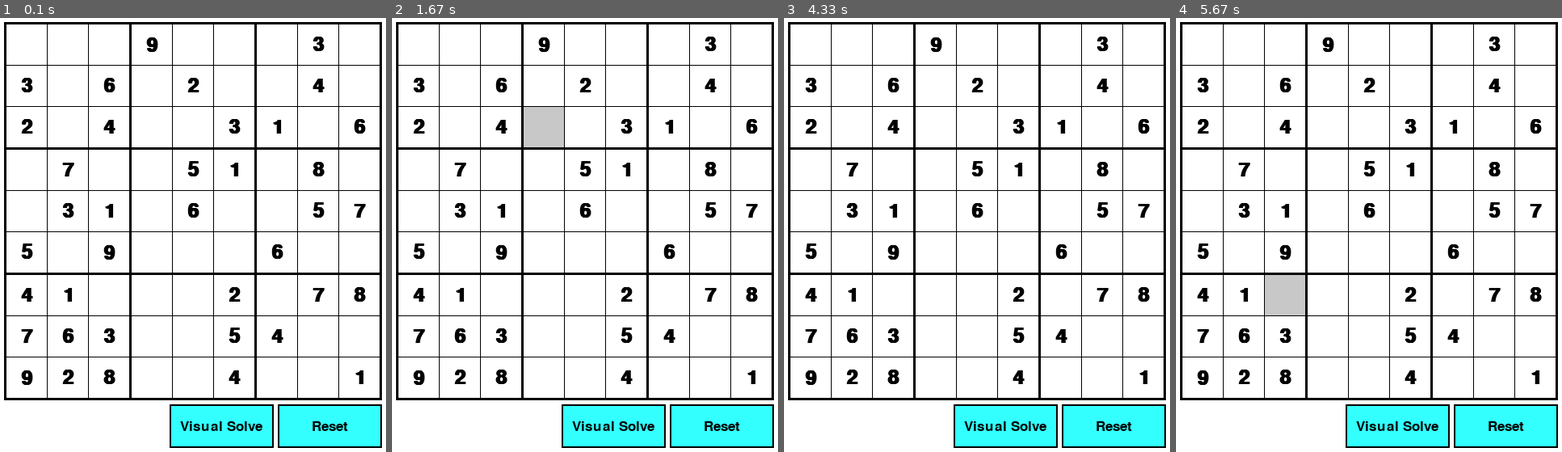
Above: before the commit, frames 1-4 (left to right).
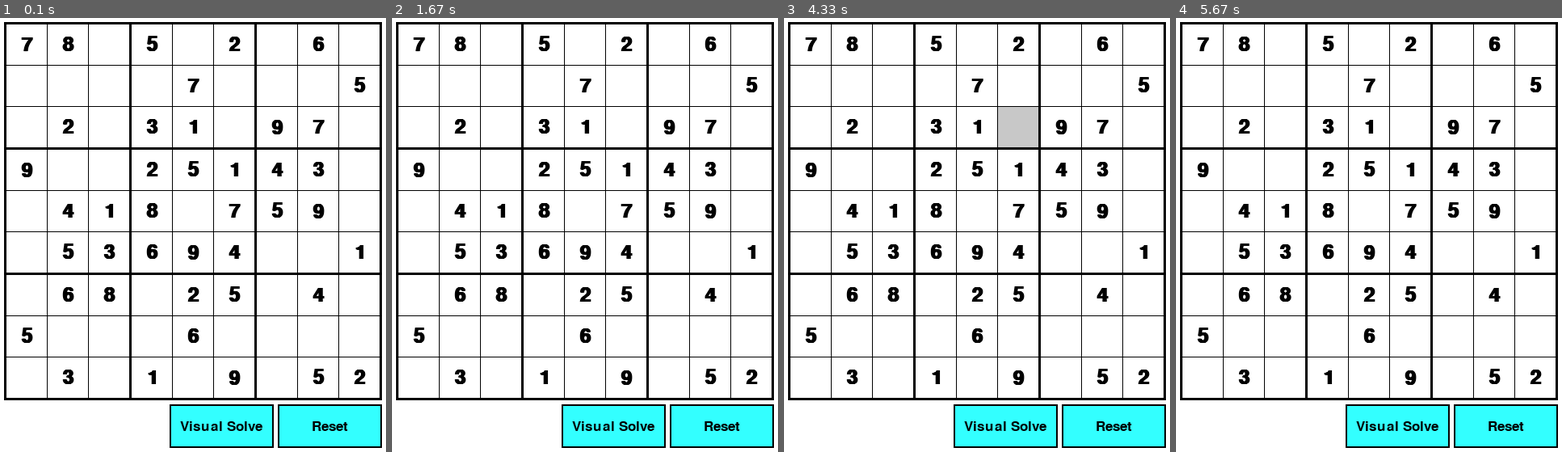
Above: after the commit, the same moments.

Repository: Kistler21/pygame-sudoku
Game: pygame game, started from sudoku.py
The game is run twice, just before and just after one commit, with the same random seed, the same clock (stepped at 60 frames per second) and the same inputs.
Inputs (mouse positions are in pixels of both pictures, inside the frame that each line leads up to):
- Up to frame 1 (0.1 s): no input
- Up to frame 2 (1.67 s): click (569, 252) at 0.38 s; press the mouse at (500, 44) at 0.7 s; move the mouse to (503, 61) at 0.8 s; release the mouse at (507, 78) at 0.93 s; press the mouse at (669, 126) at 1.03 s; move the mouse to (677, 213) at 1.13 s; release the mouse at (685, 304) at 1.27 s; click (530, 143) at 1.38 s
- Up to frame 3 (4.33 s): press the mouse at (922, 143) at 1.7 s; move the mouse to (922, 109) at 1.8 s; release the mouse at (922, 74) at 1.93 s; press the mouse at (1061, 126) at 2.03 s; move the mouse to (1073, 256) at 2.13 s; release the mouse at (1085, 391) at 2.27 s; press the mouse at (892, 87) at 2.37 s; move the mouse to (949, 213) at 2.47 s; release the mouse at (1007, 343) at 2.6 s; click (834, 191) at 2.72 s; press the mouse at (1061, 44) at 3.53 s; move the mouse to (1069, 156) at 3.63 s; release the mouse at (1081, 274) at 3.77 s; press the mouse at (934, 126) at 3.87 s; move the mouse to (965, 117) at 3.97 s; release the mouse at (996, 113) at 4.1 s; press the mouse at (811, 44) at 4.2 s; move the mouse to (892, 178) at 4.3 s
- Up to frame 4 (5.67 s): release the mouse at (1365, 308) at 4.43 s; press the mouse at (1284, 126) at 4.53 s; move the mouse to (1264, 239) at 4.63 s; release the mouse at (1245, 352) at 4.77 s; press the mouse at (1326, 44) at 4.87 s; move the mouse to (1419, 200) at 4.97 s; release the mouse at (1511, 360) at 5.1 s; press the mouse at (1245, 169) at 5.2 s; move the mouse to (1264, 235) at 5.3 s; release the mouse at (1287, 300) at 5.43 s; press the mouse at (1284, 169) at 5.53 s; move the mouse to (1349, 152) at 5.63 s

The runs differ from the first frame. In frame 1, 3.9% of the frame differs, in the area x 5-95%, y 4-85%; in frame 2, 4.8%; in frame 3, 4.8%; in frame 4, 4.8%.

Commit message:
impl more boards

Diff:
--- /dev/null
+++ b/board.py
@@ -0,0 +1,118 @@
+import random
+class Boards:
+
+    def __init__(self):
+        self.rows = 9
+        self.cols = 9
+         # taken from https://github.com/generalov/sudoku/blob/master/docs/examples/gnome-sudoku_easy.opensudoku
+        self.game_data_list = [
+        "379000014060010070080009005435007000090040020000800436900700080040080050850000249",
+        "070000810000318902281470005400060000690103027000090006900054681106982000057000040",
+        "000020010504018972080409005000000108690103027702000000900704080146980703050030000",
+        "080002160000076200605008000006001038040030090850600700000700309002460000037100050",
+        "009002060004000200020318970076050400240030096003090720068725040002000800030100600",
+        "089002063004076205000308904000200408200030006803004000108705000502460800430100650",
+        "780502060000070005020310970900251430041807590053694001068025040500060000030109052",
+        "080540160000900205620300070900050038040807090850090001060005049502003000037089050",
+        "062100480403080097009070120500090070200804009090020001075030800120040905084005710",
+        "062050403003602507000400006500096200030804050008520001900001000106708900304060710",
+        "700150000003002097800470126500390200030010050008027001975031004120700900000065002",
+        "002009483000680000800403100540090078030804050690020041005201004000048000384900700",
+        "904000000500430178370106024600070430047000890031090007780503019495061003000000502",
+        "014008360006030108078100904000802031047315890830604000702003610405060700063900540",
+        "014708300000039170370006004009002031040000090830600200700500019095260000003907540",
+        "028900701500600800300010029080001030060709010040300090790050004006003002802006170",
+        "600904750509620000300508020000001430060709010047300000090802004000073902032406005",
+        "620904700009607803000500009000001030260749018040300000700002000406103900002406075",
+        "900305040020000308030042170041006000095103460000400210013970020802000090070504001",
+        "000005000100060358530042009701000080295080467060000205400970026852030004000500000",
+        "080305640000700050500842100701000900290000067008000205003978006050001000079504030",
+        "000005040104700308036002009001006983000103000368400200400900520802001704070500000",
+        "003801000078060010604007902041293570000000000052416890405600108080040260000302700",
+        "093000607270904300000000002001093070006758400050410800400000000007105069109000750",
+        "590820600200004300014507900800290000906708401000016003005609130007100009009082054",
+        "000820040200904310010500980801000076006758400750000803025009030087105009060082000",
+        "074050200905024000030700050219530000008070300000062891090005010000340906007090540",
+        "000900060960024130832010400000008604640000025703400000006080713021340086080001000",
+        "000950200065000107800706409210000600600179005003000091406205003501000980007091000",
+        "106905032905006700080170500030001405860050019201400060007064050008300604640509103",
+        "100005830905806701080102006000021400004000200001490000300204050508307604042500003",
+        "106900000905000740080170500009001080064753210050400300007064050098000604000009103",
+        "070940000905000041083170500730020405804703209201090067007064950590000604000089070",
+        "003690000015780004706025900000800095541906782390007000007140609100069820000078100",
+        "023000500915780000080420030002800005540906082300007400030042050000069827009000140",
+        "420600508000703264700000900000004300541000782008200000007000009154309000209008043",
+        "003001008905783004080420000072810300500000002008057410000042050100369807200500100",
+        "206703050500060200008100430700080310340506082082090005053009100001070003090801504",
+        "200740958500900001970050400000284319040000080182397000003020067400005003697031004",
+        "010743008030008071008000036705200000040010080000007605850000100420600090600831020",
+        "006003900004060270070100430000080309049506780102090000053009060021070800007800500",
+        "502600900340709005090000800680001040100456008020800051004000080200308097007005206",
+        "512603070008000000096004802600030040000000000020090001904100580000000400030905216",
+        "502600974308009005706000000005201009009000300400807600000000503200300407837005206",
+        "500920140000070600841030000000602398000000000389107000000060427006010000073089006",
+        "507908140030401005801030000000600090024803750080007000000060407200704030073209506",
+        "007928043000001680000500970000602390004803700089107000098005000056700000470289500",
+        "500020040030471080800530000700000390624803751089000004000065007050714030070080006",
+        "567020043930070600801500072700642008020803050300157004190005407006010039470080516",
+        "000009178200861005980004206574090300100000009009030724608500093700413002342900000",
+        "056309100200001945001004030570090061000000000860030024010500400795400002002906510",
+        "056029070207060900901700030000200001020040050800005000010002403005010602040980510",
+        "456020000030001900000750230574000300003000800009000724018072000005400080000080517",
+        "406300000200060945001054200500208361023607850869105004008570400795010002000006507",
+        "600000001009300047000942603060003800928000435005200060704821000350009100800000004",
+        "003750001000306007500900083060590802908000405105084060790001006300409000800035900",
+        "603700200280000500070940600400590810900060005035084009004021050006000028002005904",
+        "000000207000842300043709860730400009000975000100003024069207410008364000402000000",
+        "081006007007840390000700805700020500824000136005080004309007000018064900400100650",
+        "001506200050042090003710800706020500020000030005080704009057400010360070002108600",
+        "901506007607040301240700065030420509000000000105083020360007018508060902400108603",
+        "001536047600040001200010800000400589804975106195003000009050008500060002470198600",
+        "900853004000462300230070005680000031507901602310000049800090013001328000400615008",
+        "076850020108400000034170005080000531507901602312000040800094210000008406020015970",
+        "076800024100460300204000065080047000507901602000580040860000203001028006420005970",
+        "076050020008402300234179060000240531000000000312086000060794213001308400020010970",
+        "006850120050002307034170805000200000047000680000006000805094210701300050023015900",
+        "900147002100020790082090005027000060000802000040000320200030680016080003300761009",
+        "065100030100028796080600000020310900093802150001056020000005080416280003050001240",
+        "005100800030028096002690005000014060603802104040950000200035600410280070008001200",
+        "960107000034028796700003015020010960090000050041050020270400001416280570000701049",
+        "806090040500740680074010020207630008003102900600078205060020850048067002020080704",
+        "830200047510000080000806023207630000480000076000078205760304000040000092320001064",
+        "000005047500703009074810003000600010080102070090008000700024850100507002320900000",
+        "000005100500740600070816500257009400080050070001400235009324050008067002005900000",
+        "030005100002700680000810020057030410083102970091070230060024000048007300005900060",
+        "040075900901083540007460800630051094000000000510930082005014200028390405006520010",
+        "840100026901000500000460001002851704009602100504937600300014000008000405470008019",
+        "003100000901083000257460800602000090780000053010000602005014268000390405000008300",
+        "740000060000368050060070390031850079000903000290047530016030020080529000050000047",
+        "740290100109008750000400092000052009074000280200640000910004000087500603002086047",
+        "003200100100368050060001002601002070070913080090600501900700020080529003002006900",
+        "040200168009368700060000002031050400570010086008040530900000020007529600352006040",
+        "006002000021050300480003602040500201090631070807009060502900037004060120000700900",
+        "006890704000000089400170650000500001205601408800009000062014007970000000108025900",
+        "356002010701056300000000000640507291095000470817209063000000000004360105030700946",
+        "300890700721406380080100002640580000090030070000049063500004030074308125008025006",
+        "180036000400000350060047812201900080500000001040001603712390060098000005000680079",
+        "100236900000000350060540800001960004500000001800051600002095060098000000004682009",
+        "100036047020000306000540800001003584006408700849700600002095000608000030350680009",
+        "000230040000009000963540802200003580036408790049700003702095468000100000050082000",
+        "005200007000009350903540012000963504530000091809751000710095408098100000300002100",
+        "700000250850007030004802007010970682040020010286031040600209800020700063079000004",
+        "091003050802000000004850107500900680007608300086001009605049800000000903070300520",
+        "001400058802100006004052107500074000047608310000530009605240800400005903170006500",
+        "090460008852097030000002097010900682047000310286001040630200000020710963100086020",
+        "091403058000090406060800107000974082007000300280531000605009070408010000170306520",
+        "872000030006003002040106970000000786000261000463000000087409010100600800020000467",
+        "802905030906003002340026000001030786758000394463090100000450013100600809020308407",
+        "072000000916080000345020070090504086008201300460807020080050213000070859000000460"
+        ]
+        self.board = random.choice(self.game_data_list)
+        print(self.board)
+    # taken from https://github.com/generalov/sudoku/blob/master/docs/examples/gnome-sudoku_easy.opensudoku
+    def _convert_to_2d_array(self, game_data):
+        game_array = [[int(game_data[i * self.cols + j]) for j in range(self.cols)] for i in range(self.rows)]
+        return game_array
+
+    def get_rand_board(self):
+        return self._convert_to_2d_array(self.board)
--- a/sudoku.py
+++ b/sudoku.py
@@ -2,6 +2,7 @@
 import sys
 import time
 from solver import Cell, Sudoku
+from board import Boards
 
 
 pygame.init()
@@ -256,18 +257,8 @@
 
 def play():
     '''Contains all the functionality for playing a game of Sudoku.'''
-    easy = [
-        [0, 0, 0, 9, 0, 0, 0, 3, 0],
-        [3, 0, 6, 0, 2, 0, 0, 4, 0],
-        [2, 0, 4, 0, 0, 3, 1, 0, 6],
-        [0, 7, 0, 0, 5, 1, 0, 8, 0],
-        [0, 3, 1, 0, 6, 0, 0, 5, 7],
-        [5, 0, 9, 0, 0, 0, 6, 0, 0],
-        [4, 1, 0, 0, 0, 2, 0, 7, 8],
-        [7, 6, 3, 0, 0, 5, 4, 0, 0],
-        [9, 2, 8, 0, 0, 4, 0, 0, 1]
-    ]
-    game = Sudoku(easy)
+    board = Boards()
+    game = Sudoku(board.get_rand_board())
     cells = create_cells()
     active_cell = None
     solve_rect = pygame.Rect(
